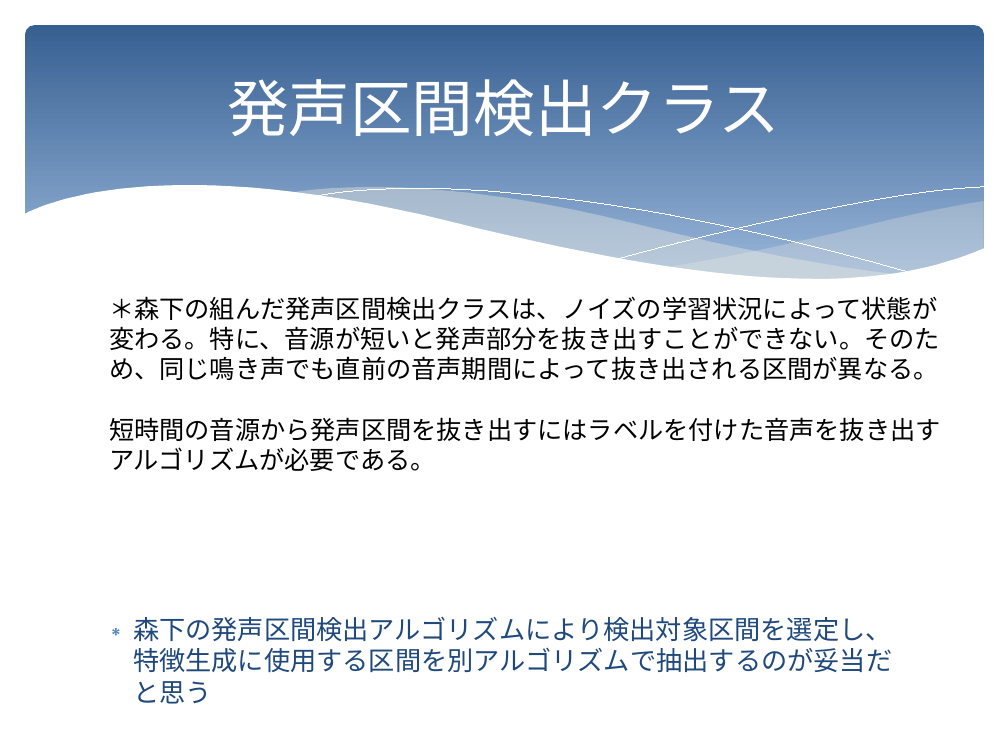
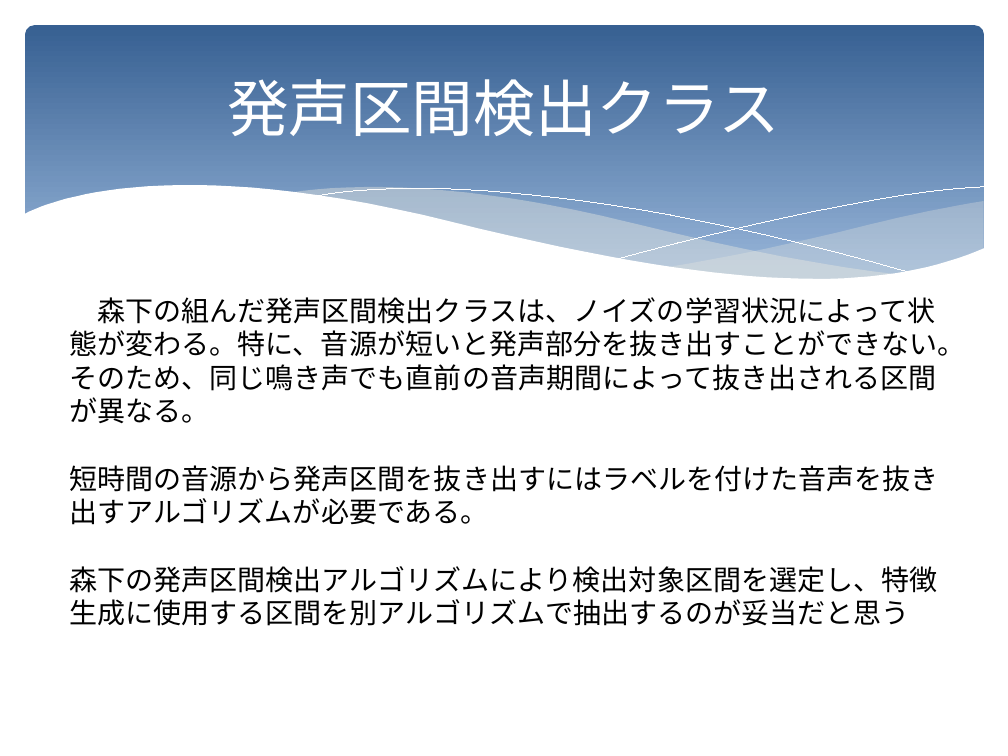
Before and after one commit to KatsuhiroMorishita/birdsong_project, a slide deck: slide 16 of doc/実装している特徴ベクトル生成クラスの仕様.pptx (slide 12 before the commit). Drawn at 1008x756 pixels with LibreOffice and Linux fonts; fonts in the diff are those of the drawing. Boxes give left, top, right and bottom in pixels: in the first picture for what was removed or moved away, otherwise in the second. Text is boxed around its words. In the diff, an @@ line names an element or a change of style, - is before the commit and + after.

Commit message:
ドキュメントの更新
説明書における記述の古い部分を修正した。

```diff
--- a/doc/実装している特徴ベクトル生成クラスの仕様.pptx
+++ b/doc/実装している特徴ベクトル生成クラスの仕様.pptx
@@ text "森下の組んだ発声区間検出クラスは、ノイズの学習状況によって状態が変わる。特に、音源が短いと発声部分を抜き出すことができな ...": place and size @@
-text "森下の組んだ発声区間検出クラスは、ノイズの学習状況によって状態が変わる。特に、音源が短いと発声部分を抜き出すことができな ..." at (109, 296, 941, 471)
+text "森下の組んだ発声区間検出クラスは、ノイズの学習状況によって状態が変わる。特に、音源が短いと発声部分を抜き出すことができな ..." at (69, 297, 966, 626)
@@ text at (69, 297, 966, 423): text changed; size 18 to 20 pt @@
-＊森下の組んだ発声区間検出クラスは、ノイズの学習状況によって状態が変わる。特に、音源が短いと発声部分を抜き出すことができない。そのため、同じ鳴き声でも直前の音声期間によって抜き出される区間が異なる。
+森下の組んだ発声区間検出クラスは、ノイズの学習状況によって状態が変わる。特に、音源が短いと発声部分を抜き出すことができない。そのため、同じ鳴き声でも直前の音声期間によって抜き出される区間が異なる。
@@ text at (69, 465, 938, 525): size 18 to 20 pt in "短時間の音源から発声区間を抜き出すにはラベルを付けた音声を抜き出すアルゴリズムが必要である。" @@
@@ text at (69, 566, 937, 626): paragraph added @@
+森下の発声区間検出アルゴリズムにより検出対象区間を選定し、特徴生成に使用する区間を別アルゴリズムで抽出するのが妥当だと思う
@@ text removed at (133, 616, 892, 673) @@
-  ∗ 森下の発声区間検出アルゴリズムにより検出対象区間を選定し、特徴生成に使用する区間を別アルゴリズムで抽出するのが妥当だと思う
```
Also in this commit, not shown: 3 other slides changed, 4 slides added, 9 other files.
